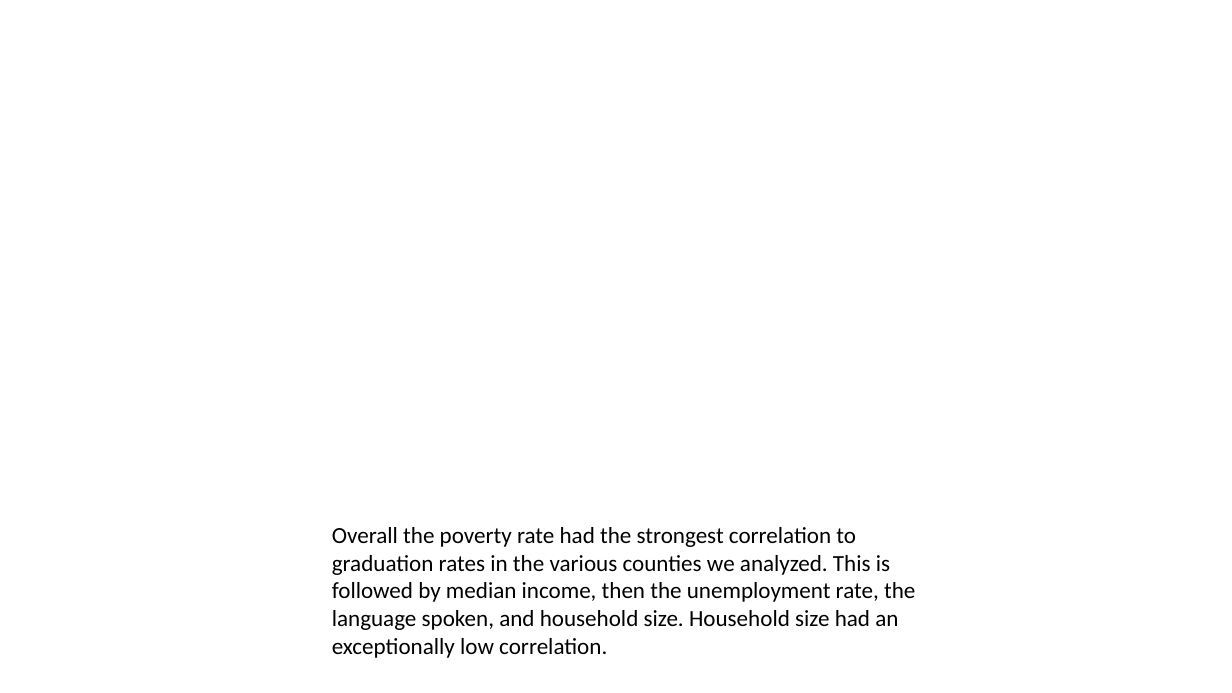
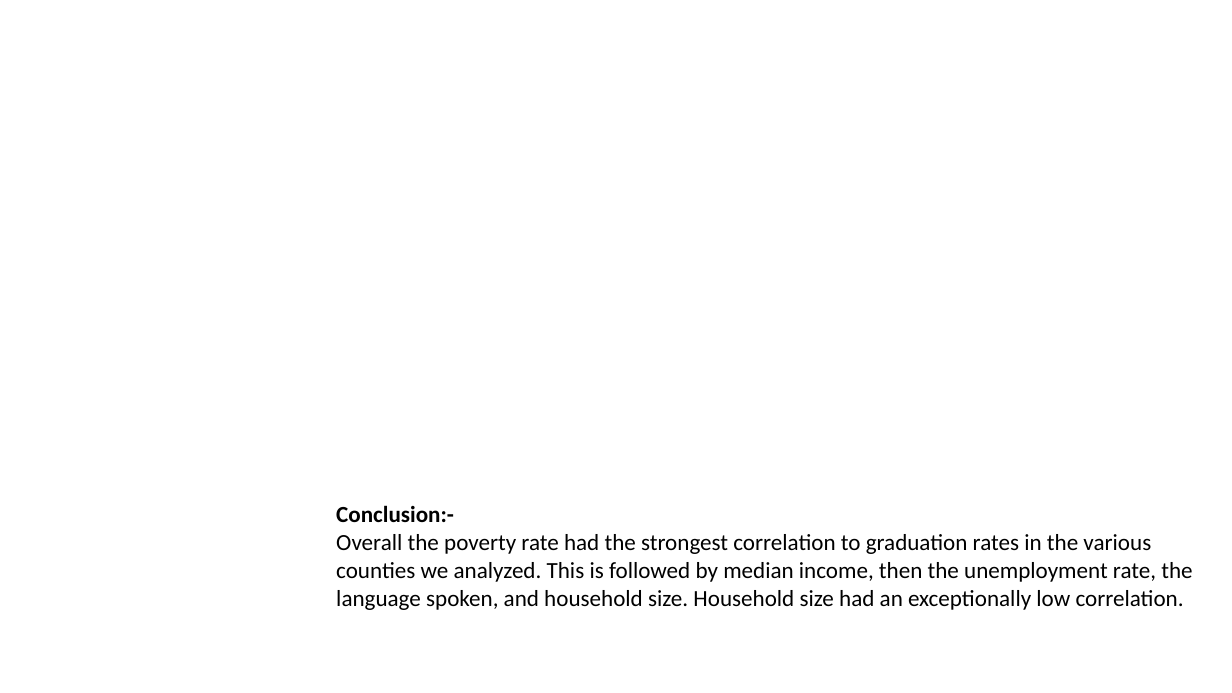
Before and after one commit to Areej32/project, a slide deck: slide 37 of The Effect Of Various Census Demographics On Graduation.pptx. Drawn at 1232x693 pixels with LibreOffice and Linux fonts; fonts in the diff are those of the drawing; background and template pictures are left out. Boxes give left, top, right and bottom in pixels: in the first picture for what was removed or moved away, otherwise in the second. Text is boxed around its words. In the diff, an @@ line names an element or a change of style, - is before the commit and + after.

```diff
--- a/The Effect Of Various Census Demographics On Graduation.pptx
+++ b/The Effect Of Various Census Demographics On Graduation.pptx
@@ text "Conclusion:-": place and size @@
-text "Conclusion:-" at <box>332,527,915,658</box>
+text "Conclusion:-" at <box>336,505,1192,610</box>
@@ text at <box>336,505,454,522</box>: paragraph added @@
+Conclusion:-
```
Also in this commit, not shown: 3 other slides changed, 1 slide added, 1 slide removed, 1 other file.
